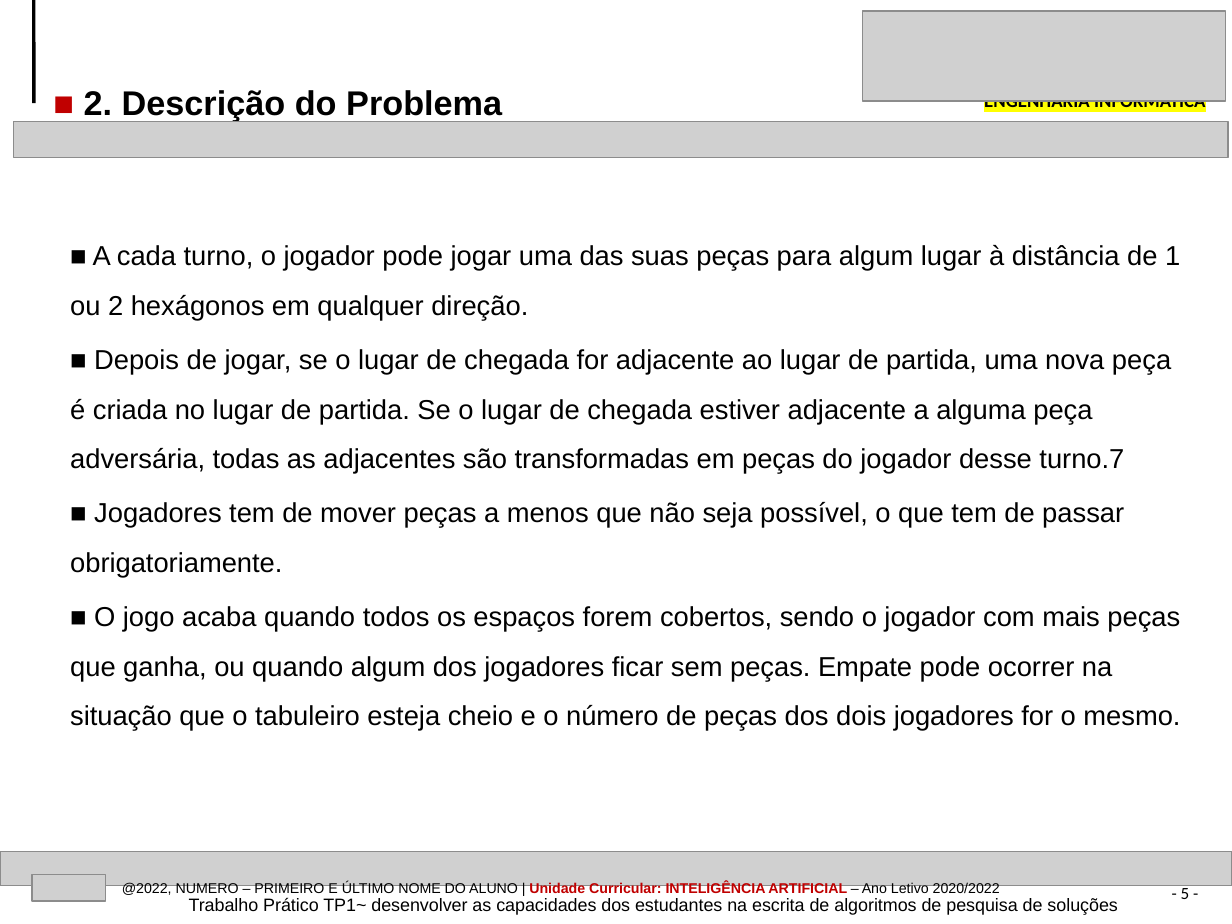
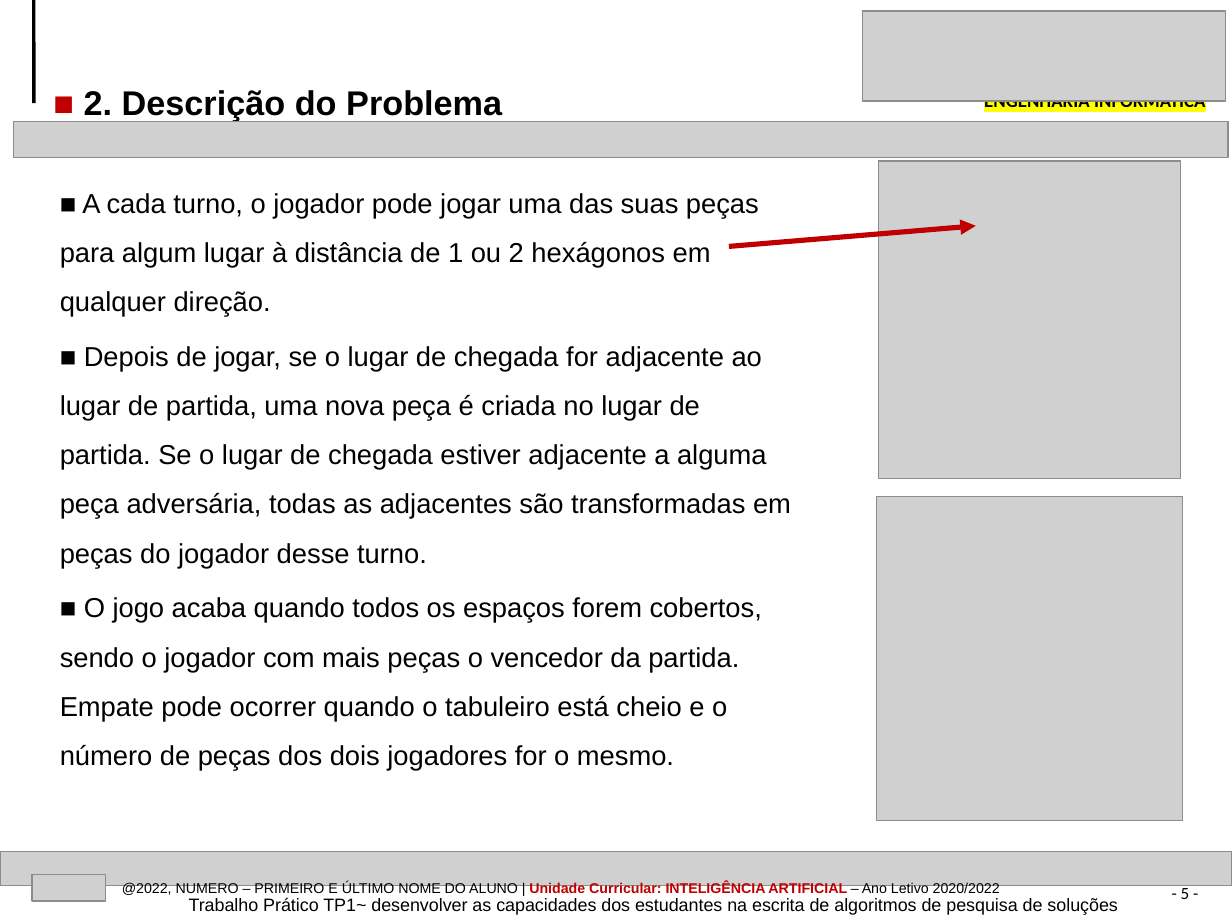
Before and after one commit to AlexandrePSantos/IA, a slide deck: slide 5 of EI-2021-2022-InteligenciaArtificial-TP1_NumeroAluno_1b.pptx. Drawn at 1232x924 pixels with LibreOffice and Linux fonts; fonts in the diff are those of the drawing; grey boxes stand for pictures. Boxes give left, top, right and bottom in pixels: in the first picture for what was removed or moved away, otherwise in the second. Text is boxed around its words. In the diff, an @@ line names an element or a change of style, - is before the commit and + after.

```diff
--- a/EI-2021-2022-InteligenciaArtificial-TP1_NumeroAluno_1b.pptx
+++ b/EI-2021-2022-InteligenciaArtificial-TP1_NumeroAluno_1b.pptx
@@ text "■ A cada turno, o ...": place and size @@
-text "■ A cada turno, o ..." at box(70, 245, 1180, 731)
+text "■ A cada turno, o ..." at box(60, 193, 791, 771)
@@ picture added at box(878, 161, 1180, 479) @@
@@ arrow added from (729, 246) to (976, 225), #C00000 3 pt @@
@@ text at box(60, 346, 791, 771): text changed @@
-■ Depois de jogar, se o lugar de chegada for adjacente ao lugar de partida, uma nova peça é criada no lugar de partida. Se o lugar de chegada estiver adjacente a alguma peça adversária, todas as adjacentes são transformadas em peças do jogador desse turno.7
-■ Jogadores tem de mover peças a menos que não seja possível, o que tem de passar obrigatoriamente.
-■ O jogo acaba quando todos os espaços forem cobertos, sendo o jogador com mais peças que ganha, ou quando algum dos jogadores ficar sem peças. Empate pode ocorrer na situação que o tabuleiro esteja cheio e o número de peças dos dois jogadores for o mesmo.
+■ Depois de jogar, se o lugar de chegada for adjacente ao lugar de partida, uma nova peça é criada no lugar de partida. Se o lugar de chegada estiver adjacente a alguma peça adversária, todas as adjacentes são transformadas em peças do jogador desse turno.
+■ O jogo acaba quando todos os espaços forem cobertos, sendo o jogador com mais peças o vencedor da partida. Empate pode ocorrer quando o tabuleiro está cheio e o número de peças dos dois jogadores for o mesmo.
@@ picture added at box(876, 496, 1181, 821) @@
```
Also in this commit, not shown: 3 other slides changed, 3 other files.
